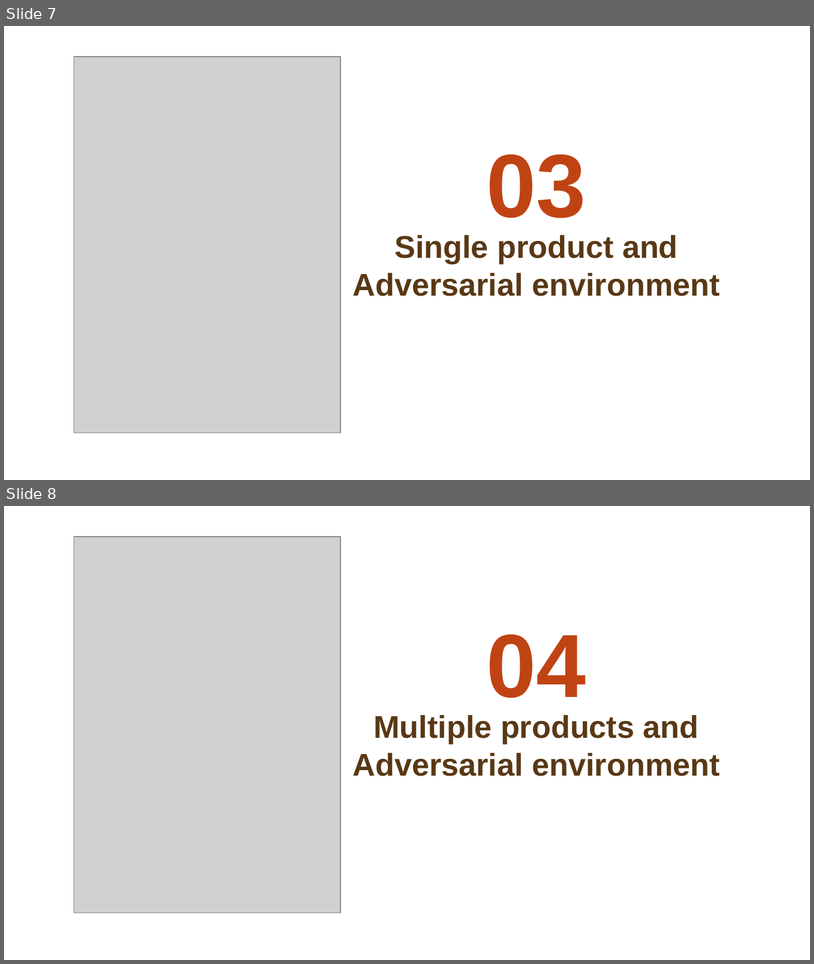
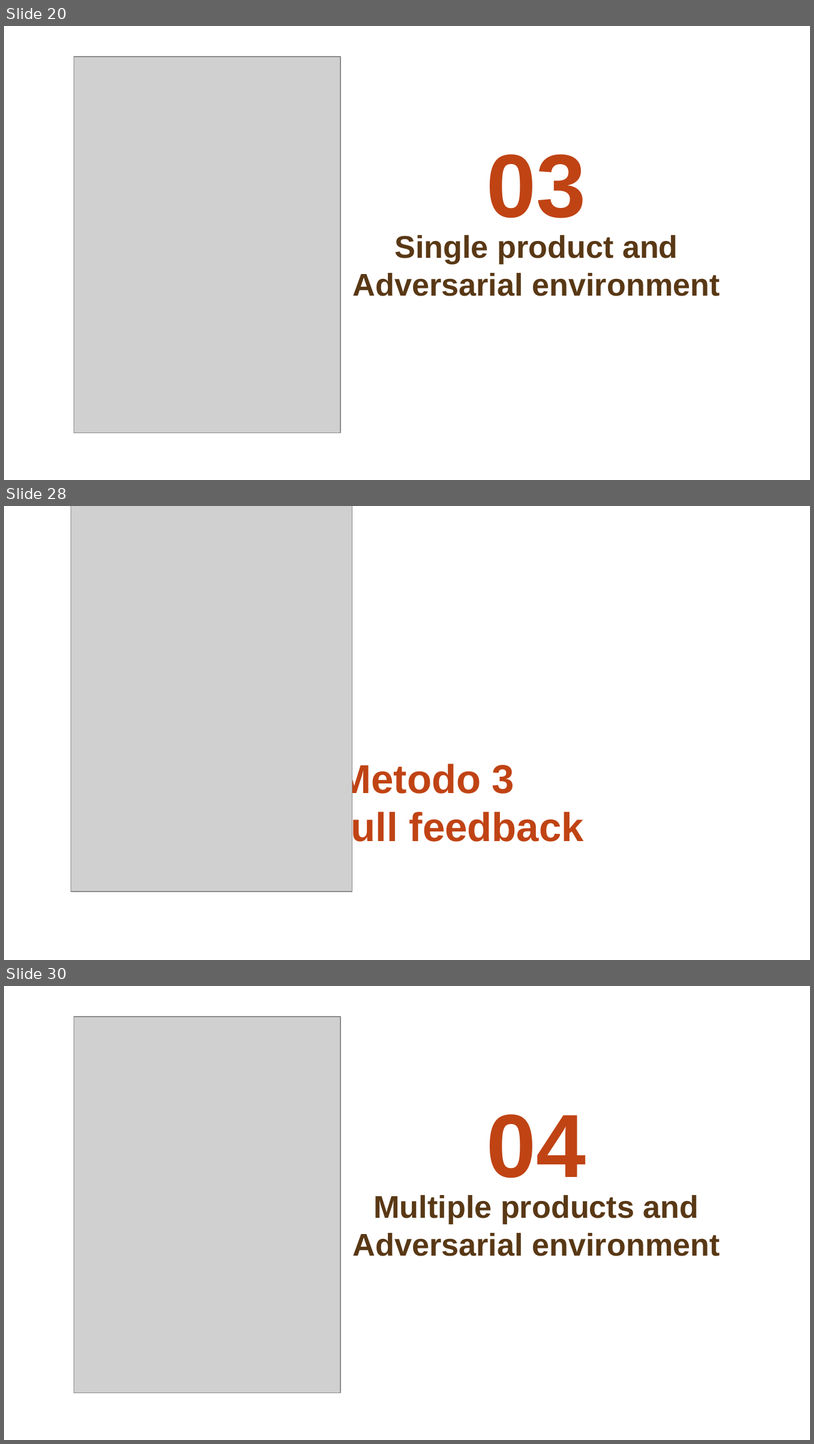
Before and after one commit to matteopasqual02/OLA-2025-project, a slide deck: presentation.pptx. Shown one above the other, each under a label of ours: slides 7 and 8 before the commit, slides 20, 28 and 30 after it; the slides between them are not shown. The pictures are 814x964 and 814x1444 pixels, drawn with LibreOffice and Linux fonts; fonts in the diff are those of the drawing; grey boxes stand for pictures; background and template pictures are left out. Boxes give left, top, right and bottom in pixels: in the first picture for what was removed or moved away, otherwise in the second. Text is boxed around its words. In the diff, an @@ line names an element or a change of style, - is before the commit and + after.

```diff
--- a/presentation.pptx
+++ b/presentation.pptx
@@ slide 28 added at (4, 506, 810, 960), background picture (left out) @@
@@ picture added at (71, 506, 353, 891) @@
@@ title added at (338, 760, 584, 849), 36 pt, text #C04314, bold @@
+Metodo 3
+full feedback
@@ what was slide 7 is now slide 20 @@
@@ what was slide 8 is now slide 30 @@
```
Also in this commit, not shown: 1 slide changed, 30 other slides added, 1 slide removed.
